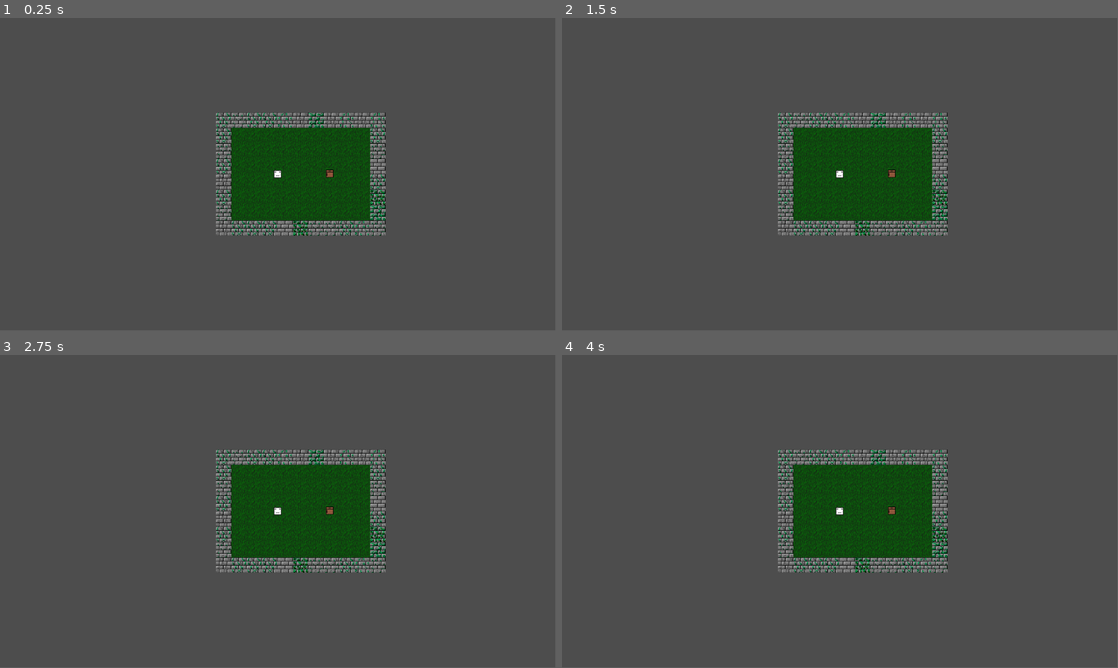
Above: before the commit, frames 1-4 (two rows, left to right).
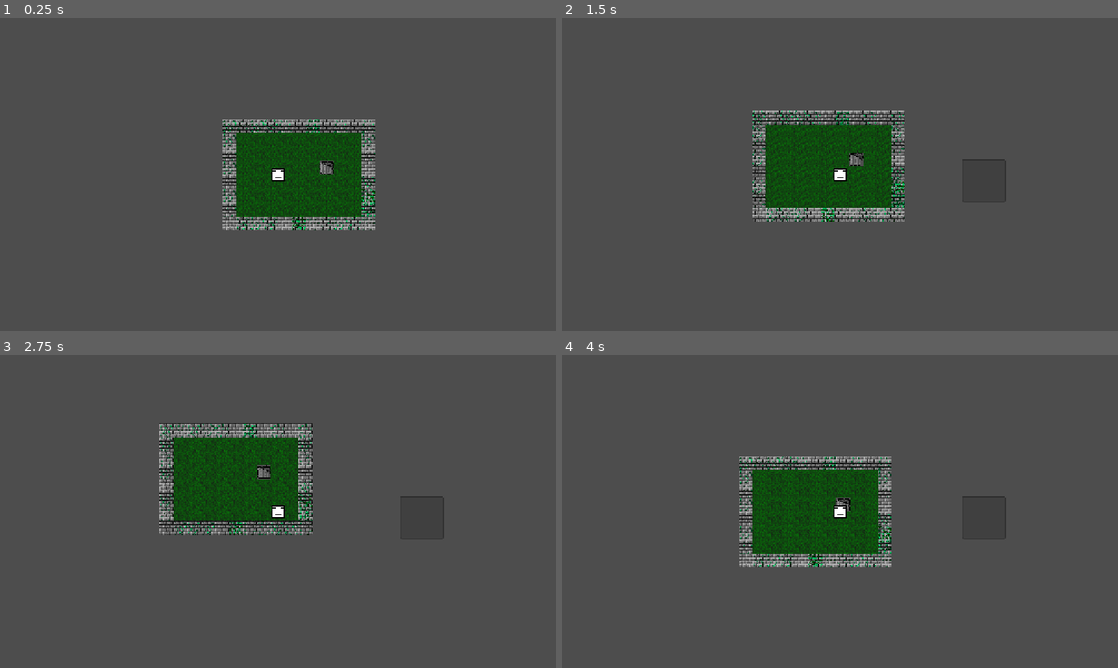
Above: after the commit, the same moments.

Repository: Rubytomatoboss/HOTD
Game: Godot game, scene res://node.tscn
Same seed, same stepped clock (60 frames per second), same inputs: the game is played once before the commit and once after it.
Inputs (mouse positions are in pixels of both pictures, inside the frame that each line leads up to):
- Up to frame 1 (0.25 s): no input
- Up to frame 2 (1.5 s): tap Enter at 0.5 s; move the mouse to (962, 158) at 0.52 s; hold Right (ui_right) 0.53-1.28 s; hold E 0.53-1.28 s; move the mouse to (728, 190) at 1.27 s; hold Down (ui_down) from 1.28 s (still down); tap E at 1.35 s
- Up to frame 3 (2.75 s): move the mouse to (333, 442) at 2.02 s; release Down (ui_down) at 2.03 s; hold Right (ui_right) from 2.03 s (still down); hold E from 2.03 s (still down)
- Up to frame 4 (4 s): move the mouse to (812, 574) at 2.77 s; release Right (ui_right) at 2.78 s; release E at 2.78 s; hold Up (ui_up) 2.78-3.53 s; tap E at 2.85 s; move the mouse to (1006, 558) at 3.52 s; hold Left (ui_left) from 3.53 s (still down); hold E from 3.53 s (still down)
In our replay, the window is 799x449 before the commit and 800x450 after it. These sizes can differ from the game's own. Grey fills any space a smaller window leaves; there, only what the larger window draws over its background counts as a difference.

The runs differ from the first frame. In frame 1, 6.1% of the frame differs, in the area x 38-70%, y 30-70%; in frame 2, 9.1%; in frame 3, 14%, in the area x 28-80%, y 21-70%; in frame 4, 10%.

Commit message:
Добавил скрипт ходьбы и немного контента, котоырй я потом скорее всего удалю

Diff:
--- a/node.tscn
+++ b/node.tscn
@@ -1,28 +1,32 @@
-[gd_scene load_steps=7 format=4 uid="uid://ctpjoaws40sin"]
+[gd_scene load_steps=6 format=4 uid="uid://ctpjoaws40sin"]
 
 [ext_resource type="TileSet" uid="uid://lgikbmvv2yjp" path="res://tilesets/test_tile_set.tres" id="1_112p8"]
 [ext_resource type="Script" uid="uid://bvwu1hfbw6nru" path="res://scripts/player.gd" id="2_bss38"]
 [ext_resource type="Texture2D" uid="uid://cm7ntuhsuxf25" path="res://sprites/player.png" id="2_e2u21"]
-[ext_resource type="Texture2D" uid="uid://du0iykugde0t1" path="res://sprites/drawer.png" id="3_bss38"]
 
 [sub_resource type="CircleShape2D" id="CircleShape2D_tda05"]
 radius = 8.0
 
 [sub_resource type="RectangleShape2D" id="RectangleShape2D_qn3nj"]
-size = Vector2(14, 14)
+size = Vector2(32, 32)
 
 [node name="World" type="Node2D"]
 
 [node name="GroundLayer" type="TileMapLayer" parent="."]
-tile_map_data = PackedByteArray("AAD9//3/AAAOAAkAAAD9//7/AAA …(552 unchanged characters)… DAP3/AAAOAAkAAAADAP7/AAAOAAkAAAADAP//AAAOAAkAAAADAAAAAAAOAAkAAAADAAEAAAAOAAkAAAADAAI …(207 unchanged characters)…
+tile_map_data = PackedByteArray("AAD9//3/AAAOAAkAAAD9//7/AAA …(552 unchanged characters)… DAP3/AAAOAAkAAAADAP7/AAAOAAkAAAADAP//AAAkAAoAAAADAAAAAAAOAAkAAAADAAEAAAAOAAkAAAADAAI …(207 unchanged characters)…
 tile_set = ExtResource("1_112p8")
 
 [node name="ObjectLayer" type="TileMapLayer" parent="."]
 tile_map_data = PackedByteArray("AAD8/wMAAAABABMAAAD9/wMAAAAEABMAAAD+/wMAAAAEABMAAAD//wMAAAAEABMAAAAAAAMAAAAAABMAAAABAA …(464 unchanged characters)…
 tile_set = ExtResource("1_112p8")
 
-[node name="Player" type="CharacterBody2D" parent="."]
+[node name="Player" type="CharacterBody2D" parent="." node_paths=PackedStringArray("popup", "ray_cast")]
+scale = Vector2(2, 2)
+motion_mode = 1
 script = ExtResource("2_bss38")
+speed = 100
+popup = NodePath("../PopupMenu")
+ray_cast = NodePath("")
 
 [node name="Sprite" type="Sprite2D" parent="Player"]
 texture = ExtResource("2_e2u21")
@@ -33,10 +37,11 @@
 [node name="Camera2D" type="Camera2D" parent="Player"]
 
 [node name="Object" type="StaticBody2D" parent="."]
-position = Vector2(108, -1)
-
-[node name="Sprite2D" type="Sprite2D" parent="Object"]
-texture = ExtResource("3_bss38")
+position = Vector2(112, -16)
+collision_layer = 2
+collision_mask = 2
 
 [node name="CollisionShape2D" type="CollisionShape2D" parent="Object"]
 shape = SubResource("RectangleShape2D_qn3nj")
+
+[node name="PopupMenu" type="PopupMenu" parent="."]
--- a/project.godot
+++ b/project.godot
@@ -15,6 +15,14 @@
 config/features=PackedStringArray("4.4", "Forward Plus")
 config/icon="res://icon.svg"
 
+[display]
+
+window/size/viewport_width=1280
+window/size/viewport_height=720
+window/size/mode=2
+window/stretch/mode="canvas_items"
+window/stretch/aspect="expand"
+
 [rendering]
 
 textures/canvas_textures/default_texture_filter=0
--- a/scripts/player.gd
+++ b/scripts/player.gd
@@ -1 +1,21 @@
 extends CharacterBody2D
+class_name Player #сделаем игрока классом, чтобы в будущем было проще
+
+@export var speed: int
+@export var popup: PopupMenu
+@export var ray_cast:RayCast2D
+
+### движение
+func _physics_process(delta: float) -> void: #встроенная функция, которая происходит 60 раз в в секунду
+	velocity = speed * Input.get_vector("ui_left", "ui_right", "ui_up", "ui_down")
+	move_and_slide()
+
+	ray_cast.target_position = get_global_mouse_position()
+
+	if ray_cast.collide_with_bodies:
+		print(ray_cast.get_collider(), get_global_mouse_position())
+
+func _input(event: InputEvent) -> void:
+	if Input.is_key_pressed(KEY_E):
+		popup.position = get_viewport().get_mouse_position()
+		popup.show()
Binary file removed: sprites/drawer.png
Not shown, removed: sprites/drawer.png.import
